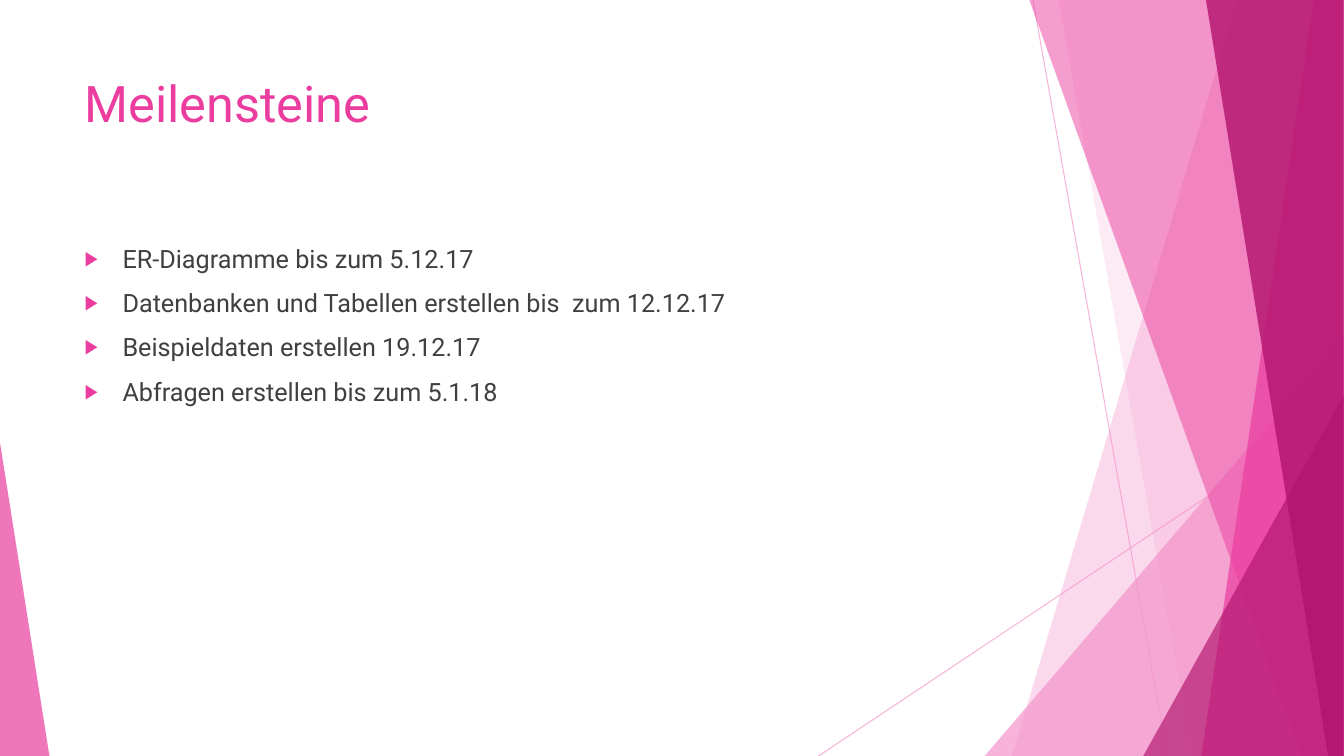
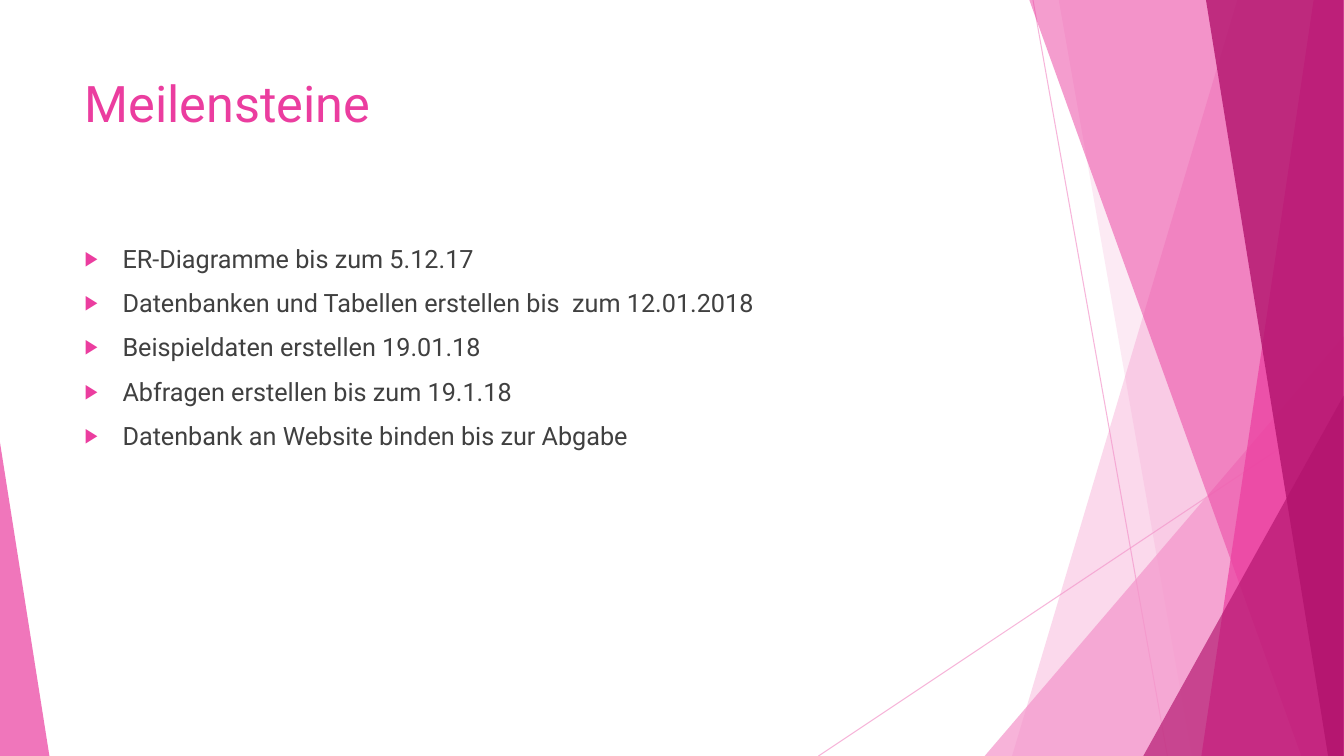
Before and after one commit to WieseGmbH-Datenbanken/Datenbank, a slide deck: slide 5 of Mobile Teile.pptx. Drawn at 1344x756 pixels with LibreOffice and Linux fonts; fonts in the diff are those of the drawing. Boxes give left, top, right and bottom in pixels: in the first picture for what was removed or moved away, otherwise in the second. Text is boxed around its words. In the diff, an @@ line names an element or a change of style, - is before the commit and + after.

Commit message:
ERM in Präsentation

```diff
--- a/Mobile Teile.pptx
+++ b/Mobile Teile.pptx
@@ text at box(123, 293, 754, 451): text changed @@
-▶ Datenbanken und Tabellen erstellen bis zum 12.12.17
-▶ Beispieldaten erstellen 19.12.17
-▶ Abfragen erstellen bis zum 5.1.18
+▶ Datenbanken und Tabellen erstellen bis zum 12.01.2018
+▶ Beispieldaten erstellen 19.01.18
+▶ Abfragen erstellen bis zum 19.1.18
+▶ Datenbank an Website binden bis zur Abgabe
```
Also in this commit, not shown: 1 other slide changed, 1 slide added.
